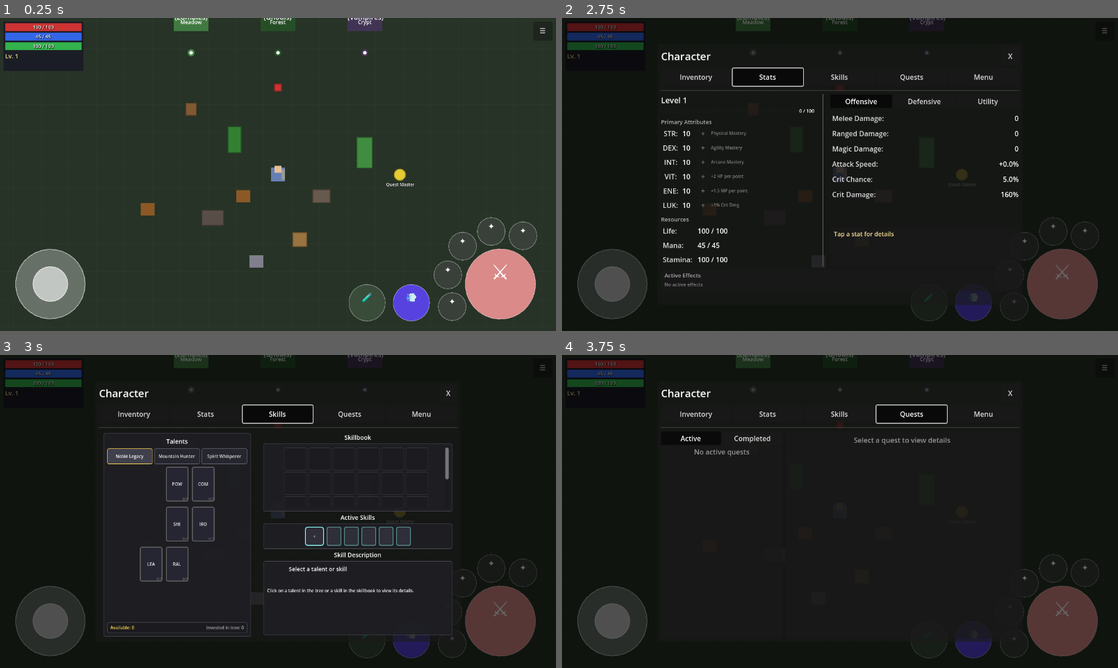
Above: before the commit, frames 1-4 (two rows, left to right).
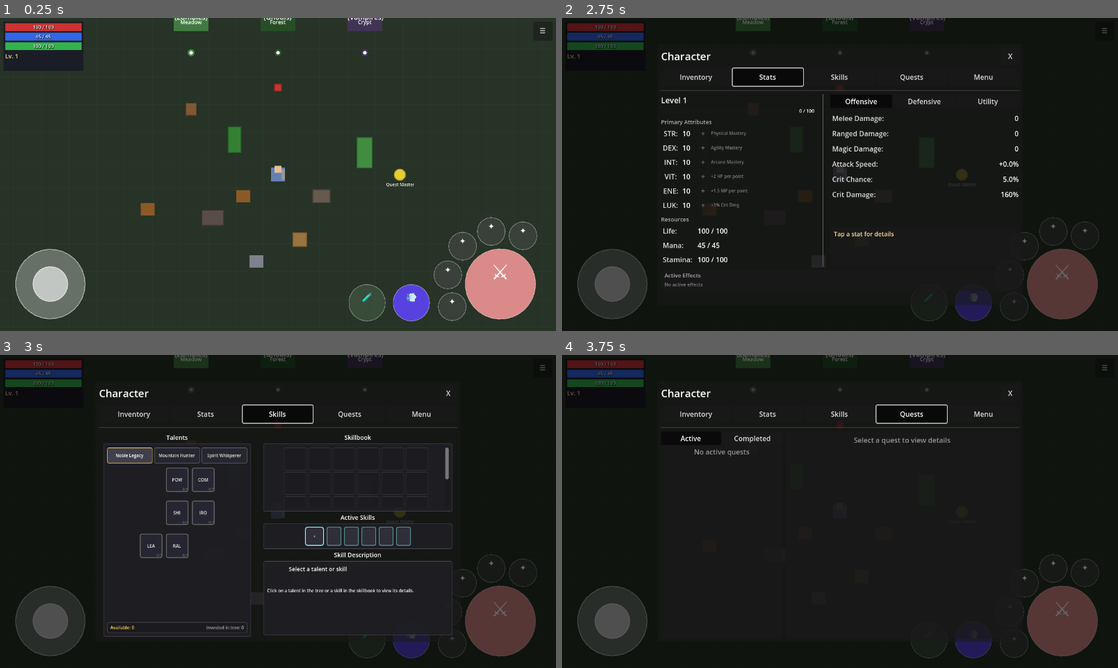
Above: after the commit, the same moments.

Repository: MatousHruska/MobileTestia
Game: Godot game, scene res://scenes/world/test_zone.tscn
Two runs of this game, one before a commit and one after it. Both use one fixed random seed, a clock stepped at 60 frames per second and the inputs below.
Inputs:
- Up to frame 1 (0.25 s): no input
- Up to frame 2 (2.75 s): click "☰" at 0.5 s; click "Inventory" at 1.25 s; click "Stats" at 2 s
- Up to frame 3 (3 s): click "Skills" at 2.75 s
- Up to frame 4 (3.75 s): click "Quests" at 3.5 s

Frames 1-2 are identical in both runs. In frame 3, 1.0% of the frame differs, in the area x 18-46%, y 24-73%; in frame 4, nothing differs.

Commit message:
Move Talents header outside panel, add prominent row padding, fix node sizing

Diff:
--- a/scripts/ui/menu/skills_panel.gd
+++ b/scripts/ui/menu/skills_panel.gd
@@ -23,7 +23,7 @@
 
 const TALENT_NODE_SIZE := Vector2(52, 52)  ## Size of talent node buttons (square)
 const TALENT_SPACING := Vector2(16, 24)  ## Spacing between talent nodes
-const ROW_HEIGHT := 80  ## Height per talent row
+const ROW_HEIGHT := 56  ## Height per talent row (slightly larger than node)
 const TREE_WIDTH := 340  ## Width of talent tree panel
 const SKILLBOOK_COLS := 6  ## Columns in skillbook grid
 const SKILLBOOK_CELL_SIZE := 52  ## Size of skillbook cells
@@ -154,11 +154,26 @@
 
 
 func _build_talent_tree_panel(parent: Control) -> void:
+	var outer_vbox := VBoxContainer.new()
+	outer_vbox.size_flags_horizontal = Control.SIZE_SHRINK_BEGIN
+	outer_vbox.size_flags_vertical = Control.SIZE_EXPAND_FILL
+	outer_vbox.add_theme_constant_override("separation", 4)
+	parent.add_child(outer_vbox)
+
+	# Talents header (outside the panel, like Skillbook)
+	var header := Label.new()
+	header.text = "Talents"
+	header.add_theme_font_size_override("font_size", 14)
+	header.horizontal_alignment = HORIZONTAL_ALIGNMENT_CENTER
+	header.size_flags_horizontal = Control.SIZE_EXPAND_FILL
+	outer_vbox.add_child(header)
+
+	# Main panel with border
 	_left_panel = PanelContainer.new()
 	_left_panel.custom_minimum_size.x = TREE_WIDTH
-	_left_panel.size_flags_horizontal = Control.SIZE_SHRINK_BEGIN
+	_left_panel.size_flags_horizontal = Control.SIZE_EXPAND_FILL
 	_left_panel.size_flags_vertical = Control.SIZE_EXPAND_FILL
-	parent.add_child(_left_panel)
+	outer_vbox.add_child(_left_panel)
 
 	# Style with border
 	var panel_style := StyleBoxFlat.new()
@@ -176,16 +191,8 @@
 	_left_panel.add_child(margin)
 
 	var vbox := VBoxContainer.new()
-	vbox.add_theme_constant_override("separation", 6)
+	vbox.add_theme_constant_override("separation", 10)
 	margin.add_child(vbox)
-
-	# Talents header (centered)
-	var header := Label.new()
-	header.text = "Talents"
-	header.add_theme_font_size_override("font_size", 14)
-	header.horizontal_alignment = HORIZONTAL_ALIGNMENT_CENTER
-	header.size_flags_horizontal = Control.SIZE_EXPAND_FILL
-	vbox.add_child(header)
 
 	# Tree tabs container (horizontal row, names can wrap)
 	_tree_tabs = HBoxContainer.new()
@@ -193,7 +200,7 @@
 	_tree_tabs.size_flags_horizontal = Control.SIZE_EXPAND_FILL
 	vbox.add_child(_tree_tabs)
 
-	# Scrollable tree content
+	# Scrollable tree content with top padding
 	_tree_scroll = ScrollContainer.new()
 	_tree_scroll.size_flags_vertical = Control.SIZE_EXPAND_FILL
 	_tree_scroll.size_flags_horizontal = Control.SIZE_EXPAND_FILL
@@ -202,7 +209,7 @@
 
 	_tree_content = VBoxContainer.new()
 	_tree_content.size_flags_horizontal = Control.SIZE_EXPAND_FILL
-	_tree_content.add_theme_constant_override("separation", 12)
+	_tree_content.add_theme_constant_override("separation", 20)  # Prominent row padding
 	_tree_scroll.add_child(_tree_content)
 
 	# Static points section at bottom (outside scroll)
